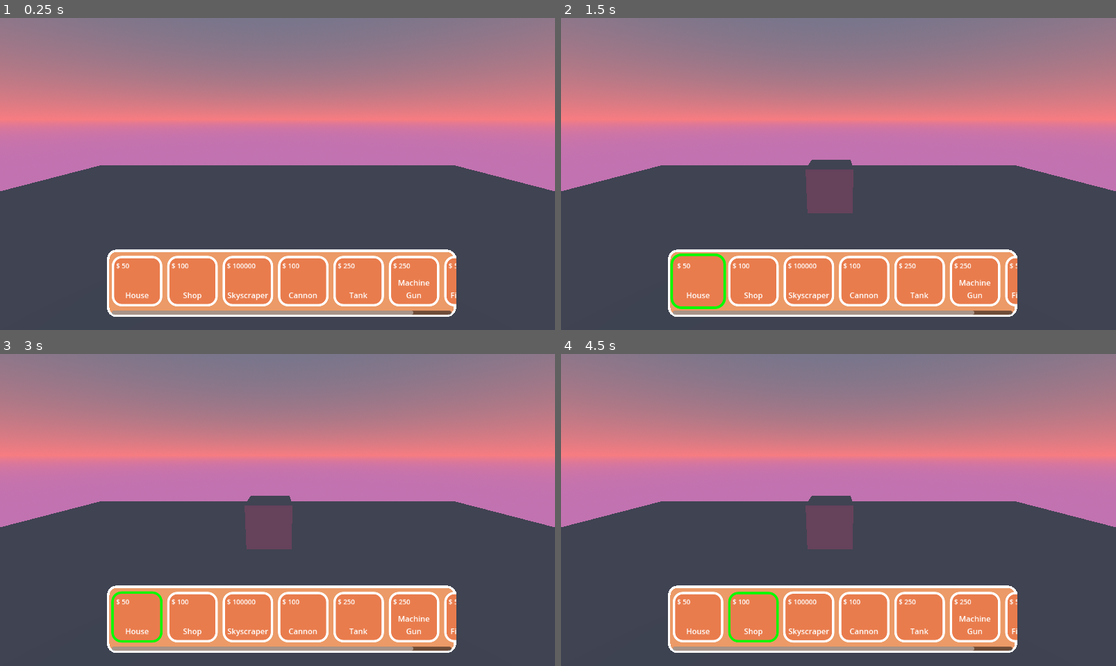
Above: before the commit, frames 1-4 (two rows, left to right).
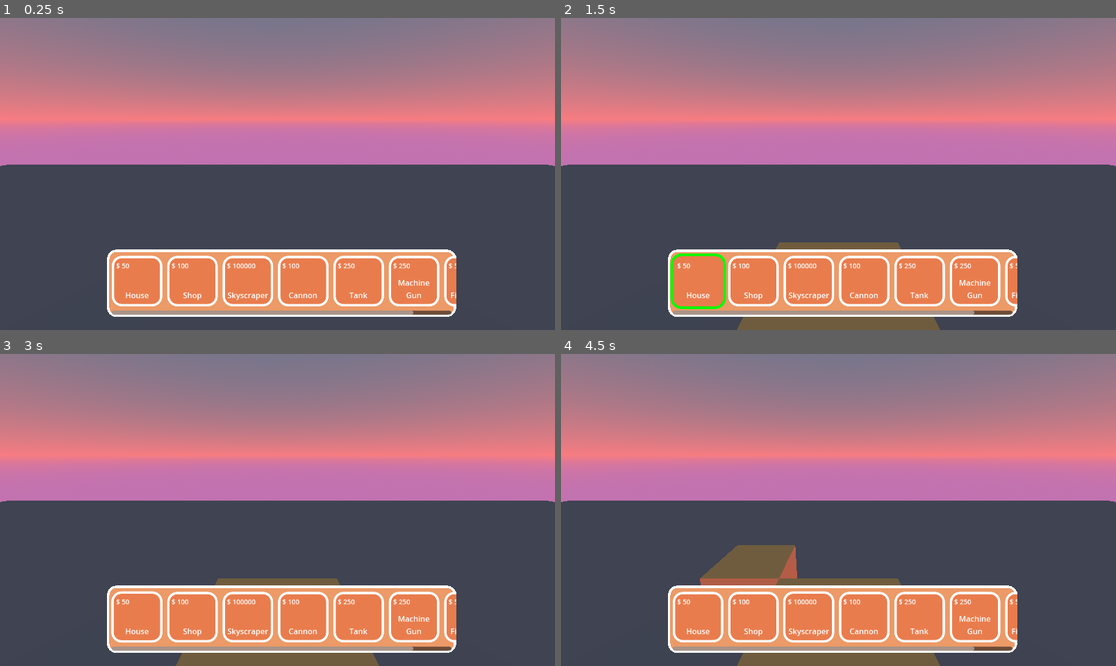
Above: after the commit, the same moments.

Repository: star6fish/Digital_Tech_CookieCity
Game: Godot game, scene res://Scenes/main_scene.tscn
The game is run twice, just before and just after one commit, with the same random seed, the same clock (stepped at 60 frames per second) and the same inputs. The project has no main scene, so this scene is started directly.
Inputs (mouse positions are in pixels of both pictures, inside the frame that each line leads up to):
- Up to frame 1 (0.25 s): no input
- Up to frame 2 (1.5 s): click (699, 280) at 0.52 s; click (699, 280) at 1.27 s
- Up to frame 3 (3 s): click (138, 616) at 2.02 s; tap Enter at 2.75 s; click (138, 616) at 2.92 s
- Up to frame 4 (4.5 s): tap Space at 3.5 s; move the mouse to (755, 616) at 3.52 s; click (755, 616) at 3.67 s; tap Enter at 4.25 s; move the mouse to (810, 616) at 4.27 s; click (810, 616) at 4.42 s

The runs differ from the first frame. In frame 1, 1.7% of the frame differs, in the area x 0-100%, y 46-56%; in frame 2, 5.0%; in frame 3, 5.3%; in frame 4, 7.1%, in the area x 0-100%, y 45-100%.

Commit message:
16/07/2025

Diff:
--- a/Scenes/house.tscn
+++ b/Scenes/house.tscn
@@ -1,4 +1,7 @@
-[gd_scene load_steps=2 format=3 uid="uid://dxs3nphe6q57"]
+[gd_scene load_steps=3 format=3 uid="uid://dxs3nphe6q57"]
+
+[sub_resource type="StandardMaterial3D" id="StandardMaterial3D_kyomw"]
+albedo_color = Color(1, 0.788517, 0.443639, 1)
 
 [sub_resource type="BoxMesh" id="BoxMesh_p4ivy"]
 
@@ -6,4 +9,5 @@
 
 [node name="MeshInstance3D" type="MeshInstance3D" parent="."]
 transform = Transform3D(1, 0, 0, 0, 1, 0, 0, 0, 1, 0, 0.5, 0)
+material_override = SubResource("StandardMaterial3D_kyomw")
 mesh = SubResource("BoxMesh_p4ivy")
--- a/Scenes/main_scene.tscn
+++ b/Scenes/main_scene.tscn
@@ -18,7 +18,10 @@
 background_mode = 2
 sky = SubResource("Sky_y8t8d")
 
-[sub_resource type="PlaneMesh" id="PlaneMesh_uisws"]
+[sub_resource type="BoxMesh" id="BoxMesh_fws2p"]
+
+[sub_resource type="BoxShape3D" id="BoxShape3D_oyqcg"]
+size = Vector3(31, 1, 21)
 
 [node name="Node3D" type="Node3D"]
 script = ExtResource("1_7hg08")
@@ -54,6 +57,13 @@
 [node name="GridMap" type="GridMap" parent="."]
 metadata/_editor_floor_ = Vector3(0, 0, 0)
 
-[node name="MeshInstance3D" type="MeshInstance3D" parent="."]
-transform = Transform3D(8, 0, 0, 0, 1, 0, 0, 0, 4, 0, 0, -4)
-mesh = SubResource("PlaneMesh_uisws")
+[node name="StaticBody3D" type="StaticBody3D" parent="."]
+transform = Transform3D(1, 0, 0, 0, 1, 0, 0, 0, 1, 0, -1, 0)
+
+[node name="MeshInstance3D" type="MeshInstance3D" parent="StaticBody3D"]
+transform = Transform3D(30.912, 0, 0, 0, 1, 0, 0, 0, 20.6712, 0, 0, 0)
+mesh = SubResource("BoxMesh_fws2p")
+skeleton = NodePath("../..")
+
+[node name="CollisionShape3D" type="CollisionShape3D" parent="StaticBody3D"]
+shape = SubResource("BoxShape3D_oyqcg")
--- a/Scripts/main_scene.gd
+++ b/Scripts/main_scene.gd
@@ -36,17 +36,53 @@
 # Selects the building that the player has pressed
 func _select_building(building_name):
 
-	current_building = global.buildings[building_name].scene.instantiate()
+	if building_name == null:
 
-	add_child(current_building)
+		current_building = null
 
-	current_building.position = Vector3(-0.188, 0, -3.622)
+	elif building_name != null:
+
+		current_building = global.buildings[building_name].scene.instantiate()
+
+		add_child(current_building)
 
 	for i : Control in get_node("Control/ScrollContainer/HBoxContainer").get_children():
 		if i.get_meta("building") == building_name:
 			i.get_node("Panel2").set("theme_override_styles/panel", panel_selected)
 		else:
 			i.get_node("Panel2").set("theme_override_styles/panel", panel_unselected)
+
+
+func _input(event: InputEvent) -> void:
+
+	if event is InputEventMouseMotion:
+
+		if current_building != null:
+
+			var mouse_position = get_viewport().get_mouse_position()
+
+			var space_state = get_world_3d().direct_space_state
+
+			var origin = $Camera3D.project_ray_origin(mouse_position)
+			var direction = $Camera3D.project_ray_normal(mouse_position)
+
+			var query = PhysicsRayQueryParameters3D.create(origin, origin + direction * $Camera3D.far)
+
+			var mouse_position_3D = space_state.intersect_ray(query)
+
+			var new_position = null
+
+			if mouse_position_3D.has("position"):
+				new_position = mouse_position_3D.position
+			else :
+				new_position = Vector3(direction.x * 10, -0.5, -10)
+
+			current_building.position = Vector3(snapped(new_position.x, 0.25), -0.5, snapped(new_position.z, 0.25))
+
+	elif event is InputEventMouseButton:
+
+		if event.button_index == 1:
+			_select_building(null)
 
 # Called when the node enters the scene tree for the first time.
 func _ready() -> void:
@@ -55,18 +91,4 @@
 
 # Called every frame. 'delta' is the elapsed time since the previous frame.
 func _process(delta: float) -> void:
-
-	if current_building != null:
-		var mouse_position = get_viewport().get_mouse_position()
-
-		var space_state = get_world_3d().direct_space_state
-
-		var origin = $Camera3D.project_ray_origin(mouse_position)
-		var direction = $Camera3D.project_ray_normal(mouse_position)
-
-		var query = PhysicsRayQueryParameters3D.create(origin, origin + direction * 20000)
-		query.collide_with_areas = true
-		var mouse_position3D = space_state.intersect_ray(query)
-		print(mouse_position3D)
-
-		#current_building.position = mouse_position3D
+	pass
Not shown: 1 places in Scenes/main_scene.tscn that only renumber resources
